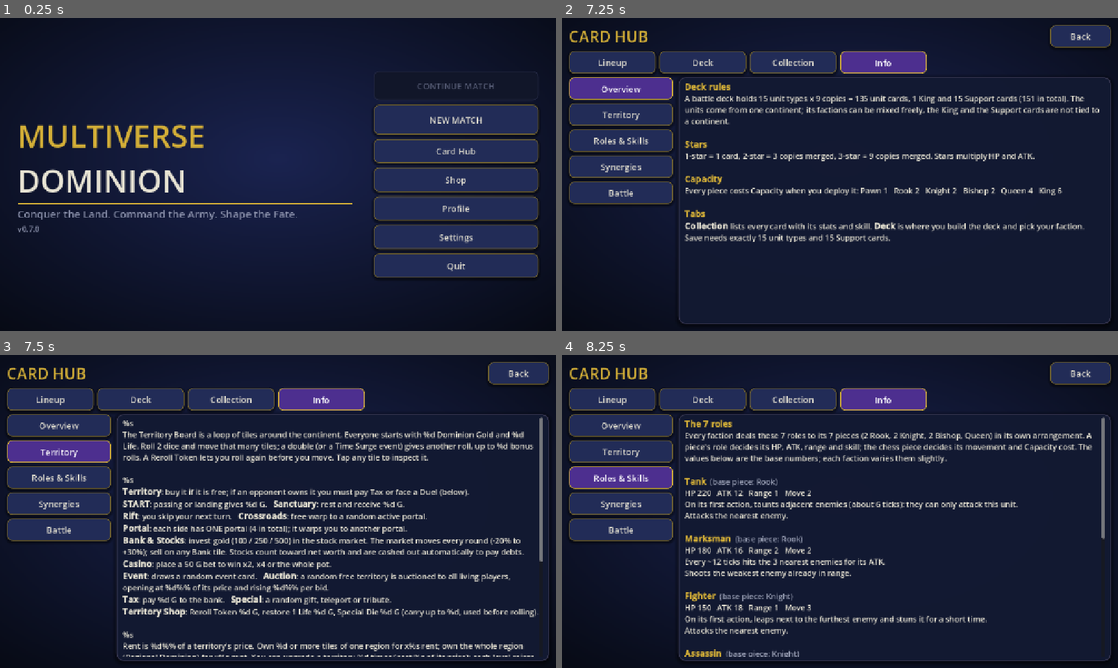
Above: before the commit, frames 1-4 (two rows, left to right).
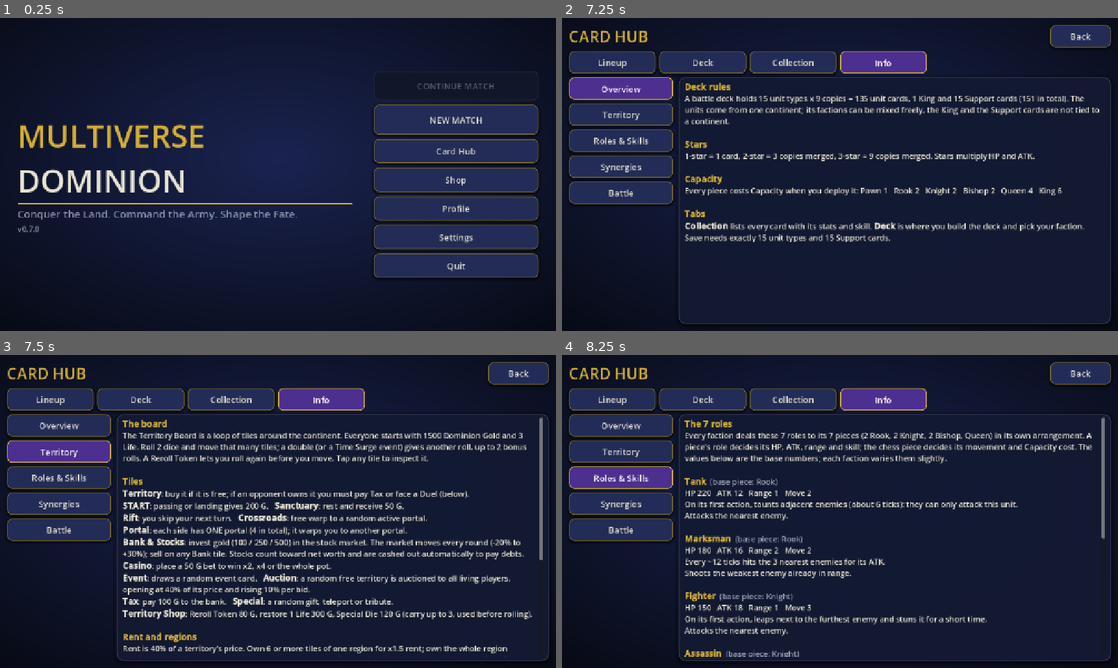
Above: after the commit, the same moments.

Repository: regi4nt/MultiverseDominion
Game: Godot game, scene res://scenes/main_menu/main_menu.tscn
Same seed, same stepped clock (60 frames per second), same inputs: the game is played once before the commit and once after it.
Inputs (mouse positions are in pixels of both pictures, inside the frame that each line leads up to):
- Up to frame 1 (0.25 s): no input
- Up to frame 2 (7.25 s): click "NEW MATCH" at 0.5 s; click "OFFLINE" at 1.25 s; click (634, 199) at 2.02 s; click "Change faction in Deck" at 2.75 s; click "Lineup" at 3.5 s; click "Deck" at 4.25 s; click "Collection" at 5 s; click "Info" at 5.75 s; click "Overview" at 6.5 s
- Up to frame 3 (7.5 s): click "Territory" at 7.25 s
- Up to frame 4 (8.25 s): click "Roles & Skills" at 8 s

Frames 1-2 are identical in both runs. In frame 3, 14% of the frame differs, in the area x 22-98%, y 20-97%; in frame 4, nothing differs.

Commit message:
up

Diff:
--- a/scripts/ui/card_collection.gd
+++ b/scripts/ui/card_collection.gd
@@ -1046,7 +1046,7 @@
 	var rent_txt := ""
 	for i in range(1, up_rent.size()):
 		rent_txt += "%sx%s" % ["" if i == 1 else " / ", str(float(up_rent[i]))]
-	return "%s\nThe Territory Board is a loop of tiles around t …(710 unchanged characters)… rket. The market moves every round (-20% to +30%); sell on any Bank tile. Stocks count  …(1581 unchanged characters)…
+	return "%s\nThe Territory Board is a loop of tiles around t …(710 unchanged characters)… rket. The market moves every round (-20%% to +30%%); sell on any Bank tile. Stocks count  …(1581 unchanged characters)…
 		_info_head("The board"), int(GameData.b("start_gold")), int(GameData.b("start_life")), int(GameData.b("max_bonus_rolls")),
 		_info_head("Tiles"), int(GameData.b("start_bonus")), int(GameData.b("sanctuary_bonus")),
 		_pct("auction_start_ratio"), _pct("auction_step_ratio"), int(GameData.b("tax_flat")),
--- a/tests/ui_battle_smoke.gd
+++ b/tests/ui_battle_smoke.gd
@@ -38,6 +38,10 @@
 		if frames % 20 == 0:
 			await get_tree().process_frame
 	await get_tree().process_frame
+	var waited := 0.0  # a checkmate delays the result screen by ~1.4 s so the CHECKMATE banner can be seen
+	while not scene._result_shown and waited < 5.0:
+		await get_tree().create_timer(0.1).timeout
+		waited += 0.1
 	print("battle finished=", scene.engine.finished, " winner=", scene.engine.winner, " ticks=", scene.engine.tick, " result shown=", scene._result_shown)
 	if not scene.engine.finished or not scene._result_shown:
 		fails += 1
--- a/tests/ui_cards_smoke.gd
+++ b/tests/ui_cards_smoke.gd
@@ -12,14 +12,15 @@
 		await get_tree().process_frame
 	coll._on_card(String(CardDatabase.units_of_chess("queen")[0]["id"]))
 	print("collection cards shown (all): ", coll._grid.get_child_count(), " detail: ", coll._detail.text.substr(0, 40).replace("\n", " "))
-	# The collection lists the units and Kings of EVERY continent (locked until the faction opens); the 8 Pawns once.
-	var uniq := {}
+	# The collection lists the units and Kings of EVERY continent (locked until the faction opens); the 8 Pawns once PER continent
+	# (each continent has its own Pawn faction names and lock state).
+	var unit_total := 0
 	var king_total := 0
 	for c in GameData.continents:
 		for u in CardDatabase.units_of_continent(String(c["id"])):
-			uniq[u["id"]] = true
+			unit_total += 1
 		king_total += c.get("factions", []).size()
-	if coll._grid.get_child_count() != uniq.size() + king_total + CardDatabase.all_supports().size():
+	if coll._grid.get_child_count() != unit_total + king_total + CardDatabase.all_supports().size():
 		fails += 1
 		push_error("collection should show every continent's cards: %d" % coll._grid.get_child_count())
 	coll._filter = "king"
--- a/tests/ui_duel_smoke.gd
+++ b/tests/ui_duel_smoke.gd
@@ -25,6 +25,8 @@
 		if t.type == BoardTile.Type.TERRITORY:
 			tile = t
 			break
+	c.monsters = []  # hidden monsters / deposits are placed at random: keep the scripted landing deterministic
+	c.deposits = []
 	tile.owner_id = 1
 	c.players[0].position = tile.index
 	c.current = 0
